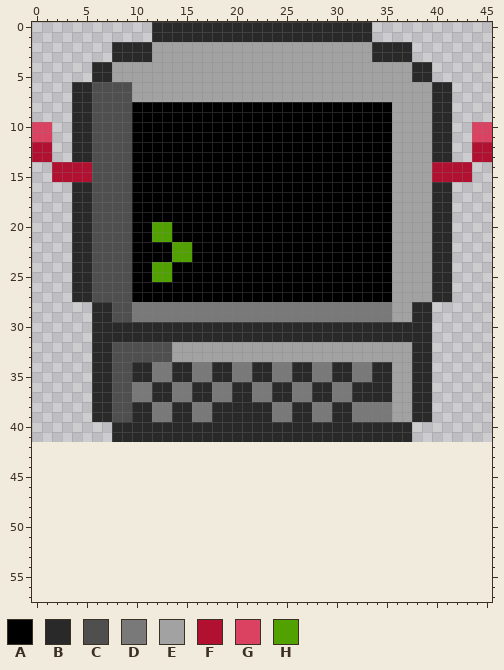
Two versions of one pixel-art sprite, RAT.gmx/sprites/images/spr_Intr_Terminal_1.png. Above, as it was before the edit.
The file is 46x42 pixels. The old version is drawn lined up with the new one, on the new canvas.
Palette (. is transparent): A #000000  B #292929  C #4f4f4f  D #797979  E #a2a2a2  F #b21030  G #db4161  H #51a200
Pixels before (only the part around the change), first column x 0:
 0 ............BBBBBBBBBBBBBBBBBBBBBB............
 1 ............BBBBBBBBBBBBBBBBBBBBBB............
 2 ........BBBBEEEEEEEEEEEEEEEEEEEEEEBBBB........
 3 ........BBBBEEEEEEEEEEEEEEEEEEEEEEBBBB........
 4 ......BBEEEEEEEEEEEEEEEEEEEEEEEEEEEEEEBB......
 5 ......BBEEEEEEEEEEEEEEEEEEEEEEEEEEEEEEBB......
 6 ....BBCCCCEEEEEEEEEEEEEEEEEEEEEEEEEEEEEEBB....
 7 ....BBCCCCEEEEEEEEEEEEEEEEEEEEEEEEEEEEEEBB....
 8 ....BBCCCCAAAAAAAAAAAAAAAAAAAAAAAAAAEEEEBB....
 9 ....BBCCCCAAAAAAAAAAAAAAAAAAAAAAAAAAEEEEBB....
10 GG..BBCCCCAAAAAAAAAAAAAAAAAAAAAAAAAAEEEEBB..GG
11 GG..BBCCCCAAAAAAAAAAAAAAAAAAAAAAAAAAEEEEBB..GG
12 FF..BBCCCCAAAAAAAAAAAAAAAAAAAAAAAAAAEEEEBB..FF
13 FF..BBCCCCAAAAAAAAAAAAAAAAAAAAAAAAAAEEEEBB..FF
14 ..FFFFCCCCAAAAAAAAAAAAAAAAAAAAAAAAAAEEEEFFFF..
15 ..FFFFCCCCAAAAAAAAAAAAAAAAAAAAAAAAAAEEEEFFFF..
16 ....BBCCCCAAAAAAAAAAAAAAAAAAAAAAAAAAEEEEBB....
17 ....BBCCCCAAAAAAAAAAAAAAAAAAAAAAAAAAEEEEBB....
18 ....BBCCCCAAAAAAAAAAAAAAAAAAAAAAAAAAEEEEBB....
19 ....BBCCCCAAAAAAAAAAAAAAAAAAAAAAAAAAEEEEBB....
20 ....BBCCCCAAHHAAAAAAAAAAAAAAAAAAAAAAEEEEBB....
21 ....BBCCCCAAHHAAAAAAAAAAAAAAAAAAAAAAEEEEBB....
22 ....BBCCCCAAAAHHAAAAAAAAAAAAAAAAAAAAEEEEBB....
23 ....BBCCCCAAAAHHAAAAAAAAAAAAAAAAAAAAEEEEBB....
24 ....BBCCCCAAHHAAAAAAAAAAAAAAAAAAAAAAEEEEBB....
25 ....BBCCCCAAHHAAAAAAAAAAAAAAAAAAAAAAEEEEBB....
26 ....BBCCCCAAAAAAAAAAAAAAAAAAAAAAAAAAEEEEBB....
27 ....BBCCCCAAAAAAAAAAAAAAAAAAAAAAAAAAEEEEBB....
28 ......BBCCDDDDDDDDDDDDDDDDDDDDDDDDDDEEBB......
29 ......BBCCDDDDDDDDDDDDDDDDDDDDDDDDDDEEBB......
30 ......BBBBBBBBBBBBBBBBBBBBBBBBBBBBBBBBBB......
31 ......BBBBBBBBBBBBBBBBBBBBBBBBBBBBBBBBBB......
32 ......BBCCCCCCEEEEEEEEEEEEEEEEEEEEEEEEBB......
33 ......BBCCCCCCEEEEEEEEEEEEEEEEEEEEEEEEBB......
34 ......BBCCBBDDBBDDBBDDBBDDBBDDBBDDBBEEBB......
35 ......BBCCBBDDBBDDBBDDBBDDBBDDBBDDBBEEBB......
36 ......BBCCDDBBDDBBDDBBDDBBDDBBDDBBBBEEBB......
37 ......BBCCDDBBDDBBDDBBDDBBDDBBDDBBBBEEBB......
38 ......BBCCBBDDBBDDBBBBBBDDBBDDBBDDDDEEBB......
39 ......BBCCBBDDBBDDBBBBBBDDBBDDBBDDDDEEBB......
40 ........BBBBBBBBBBBBBBBBBBBBBBBBBBBBBB........
41 ........BBBBBBBBBBBBBBBBBBBBBBBBBBBBBB........
42 ..............................................
43 ..............................................
44 ..............................................
45 ..............................................
46 ..............................................
47 ..............................................
48 ..............................................
49 ..............................................
50 ..............................................
51 ..............................................
52 ..............................................
53 ..............................................
54 ..............................................
55 ..............................................
56 ..............................................
57 ..............................................
After:
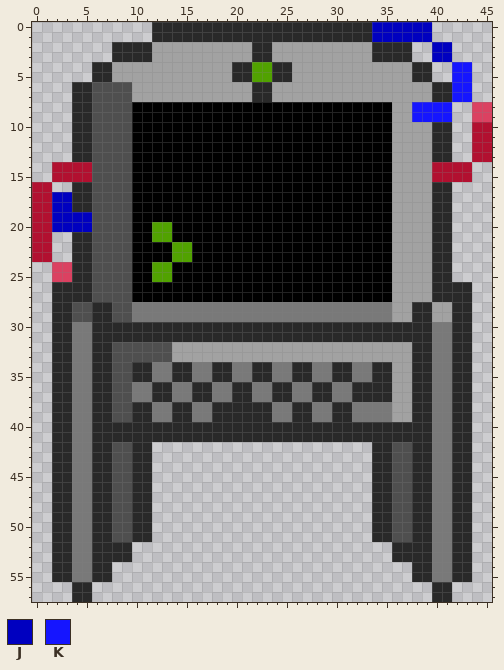
Colours new in this view: J #0000c0  K #1515ff
The exact change:
canvas 46x42 -> 46x58
Changed rows in their new state; - is an unchanged pixel.
first column x 0:
 0 ----------------------------------JJJJJJ------
 1 ----------------------------------JJJJJJ------
 2 ----------------------BB----------------JJ----
 3 ----------------------BB----------------JJ----
 4 --------------------BBHHBB----------------KK--
 5 --------------------BBHHBB----------------KK--
 6 ----------------------BB------------------KK--
 7 ----------------------BB------------------KK--
 8 --------------------------------------KKKK--GG
 9 --------------------------------------KKKK--GG
10 ..------------------------------------------FF
11 ..------------------------------------------FF
12 ..--------------------------------------------
13 ..--------------------------------------------
16 FF--------------------------------------------
17 FFJJ------------------------------------------
18 FFJJ------------------------------------------
19 FFJJJJ----------------------------------------
20 FFJJJJ----------------------------------------
21 FF--------------------------------------------
22 FF--------------------------------------------
23 FF--------------------------------------------
24 --GG------------------------------------------
25 --GG------------------------------------------
26 --BB--------------------------------------BB--
27 --BB--------------------------------------BB--
28 --BBCC----------------------------------EEBB--
29 --BBCC----------------------------------EEBB--
30 --BBDD----------------------------------DDBB--
31 --BBDD----------------------------------DDBB--
32 --BBDD----------------------------------DDBB--
33 --BBDD----------------------------------DDBB--
34 --BBDD----------------------------------DDBB--
35 --BBDD----------------------------------DDBB--
36 --BBDD----------------------------------DDBB--
37 --BBDD----------------------------------DDBB--
38 --BBDD----------------------------------DDBB--
39 --BBDD----------------------------------DDBB--
40 --BBDDBB------------------------------BBDDBB--
41 --BBDDBB------------------------------BBDDBB--
42 --BBDDBBCCBB----------------------BBCCBBDDBB--
43 --BBDDBBCCBB----------------------BBCCBBDDBB--
44 --BBDDBBCCBB----------------------BBCCBBDDBB--
45 --BBDDBBCCBB----------------------BBCCBBDDBB--
46 --BBDDBBCCBB----------------------BBCCBBDDBB--
47 --BBDDBBCCBB----------------------BBCCBBDDBB--
48 --BBDDBBCCBB----------------------BBCCBBDDBB--
49 --BBDDBBCCBB----------------------BBCCBBDDBB--
50 --BBDDBBCCBB----------------------BBCCBBDDBB--
51 --BBDDBBCCBB----------------------BBCCBBDDBB--
52 --BBDDBBBB--------------------------BBBBDDBB--
53 --BBDDBBBB--------------------------BBBBDDBB--
54 --BBDDBB------------------------------BBDDBB--
55 --BBDDBB------------------------------BBDDBB--
56 ----BB----------------------------------BB----
57 ----BB----------------------------------BB----
Where, in picture pixels (left, top, right, bottom), the same in both pictures:
changed: (372, 22, 492, 142)
changed: (232, 42, 292, 102)
changed: (32, 122, 152, 602)
added: (372, 282, 472, 602)
